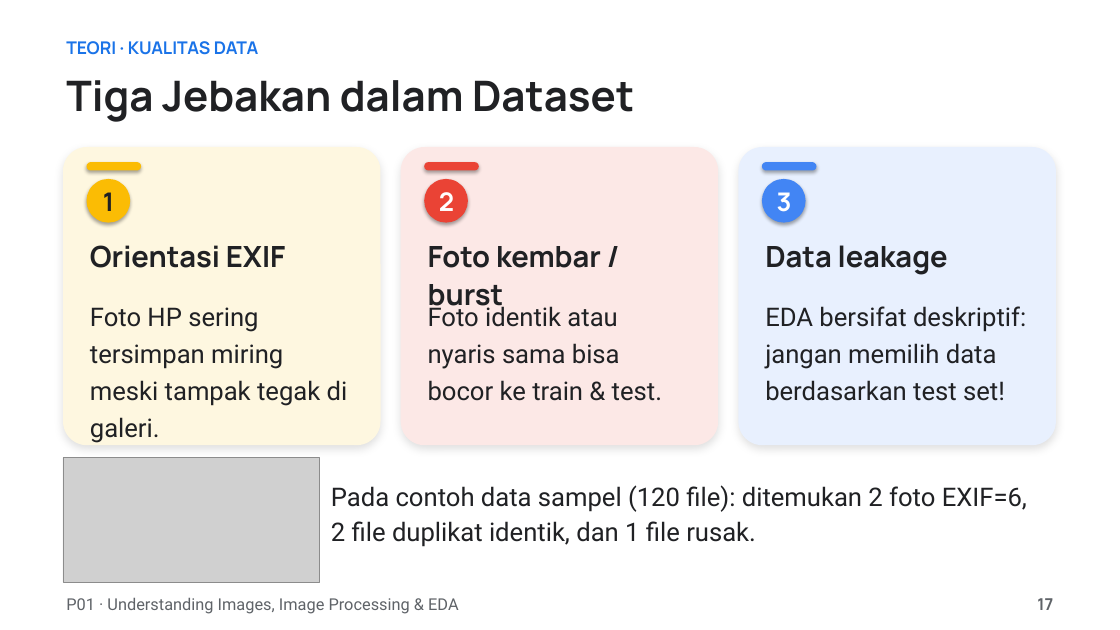
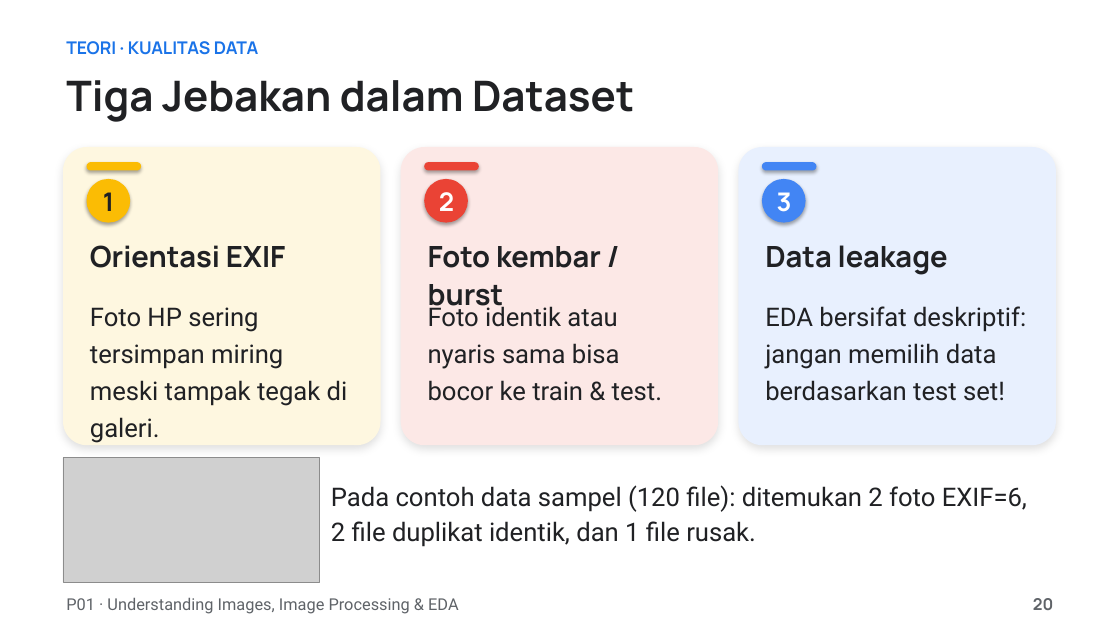
Before and after one commit to muhammadhaerul25/HaloTech-Private-DeepLearning, a slide deck: slide 20 of Materials/P01 - Understanding Images, Image Processing & EDA/P01 - Understanding Images, Image Processing & EDA.pptx (slide 17 before the commit). Drawn at 1120x630 pixels with LibreOffice and Linux fonts; fonts in the diff are those of the drawing; grey boxes stand for pictures. Boxes give left, top, right and bottom in pixels: in the first picture for what was removed or moved away, otherwise in the second. Text is boxed around its words. In the diff, an @@ line names an element or a change of style, - is before the commit and + after.

```diff
--- a/Materials/P01 - Understanding Images, Image Processing & EDA/P01 - Understanding Images, Image Processing & EDA.pptx
+++ b/Materials/P01 - Understanding Images, Image Processing & EDA/P01 - Understanding Images, Image Processing & EDA.pptx
@@ text at [1033, 598, 1053, 610]: text changed @@
-17
+20
```
Also in this commit, not shown: 17 other slides changed, 3 slides added, 18 other files.
